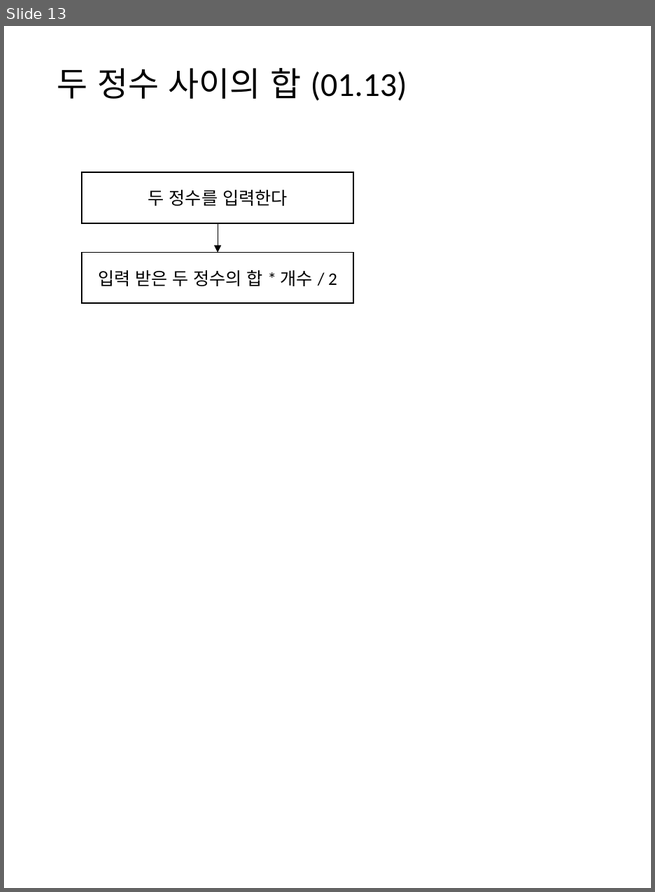
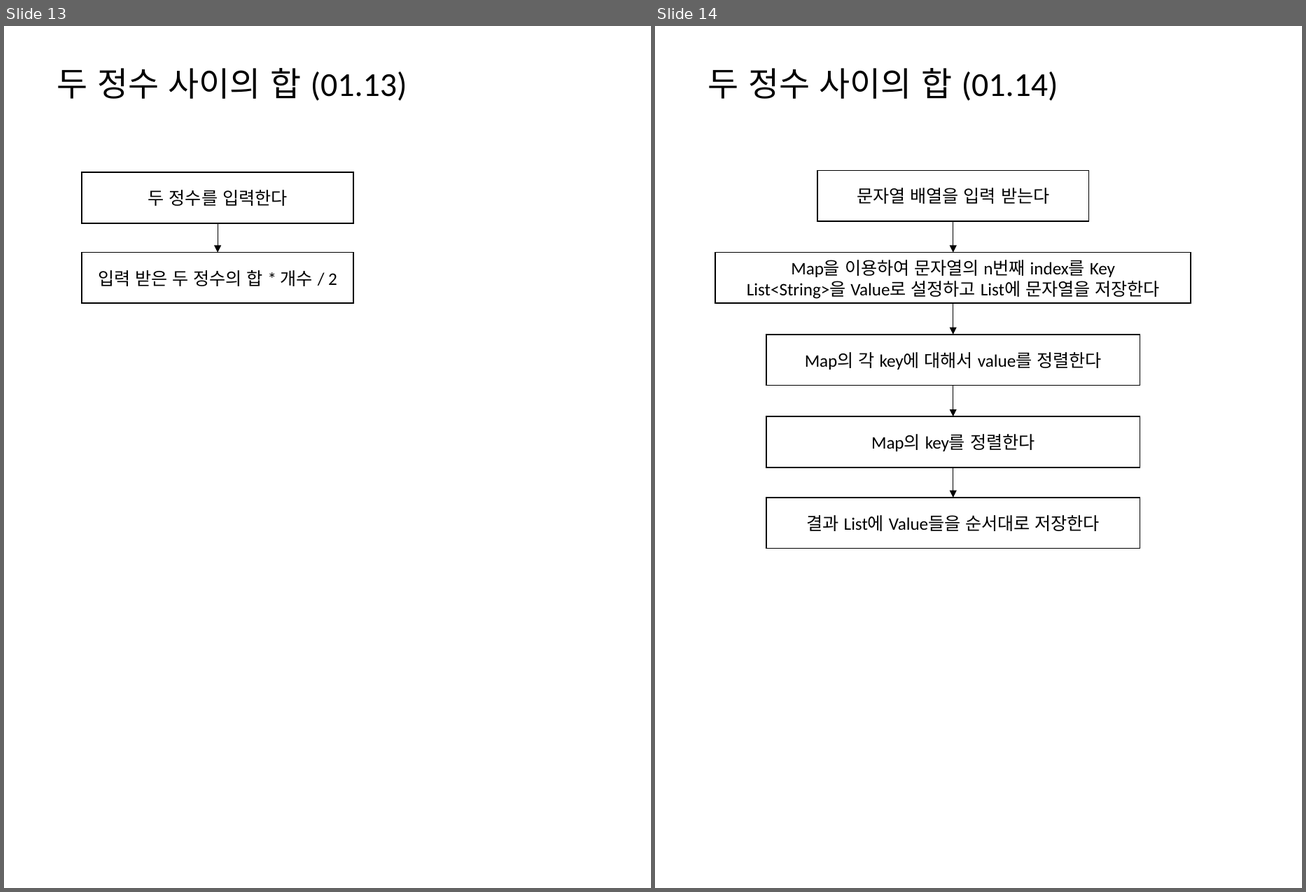
Before and after one commit to mornings9047/Algorithms_Programmers, a slide deck: 알고리즘_프로그래머스_Level01_순서도.pptx. Shown side by side, each under a label of ours: slide 13 before the commit, slides 13 and 14 after it. The pictures are 655x892 and 1306x892 pixels, drawn with LibreOffice and Linux fonts; fonts in the diff are those of the drawing. Boxes give left, top, right and bottom in pixels: in the first picture for what was removed or moved away, otherwise in the second. Text is boxed around its words. In the diff, an @@ line names an element or a change of style, - is before the commit and + after.

Commit message:
문자열 내 마음대로 정렬하기

```diff
--- a/알고리즘_프로그래머스_Level01_순서도.pptx
+++ b/알고리즘_프로그래머스_Level01_순서도.pptx
@@ slide 14 added at (655,26,1302,888), background #FFFFFF @@
@@ title added at (708,68,1058,101), 28 pt, text #000000 @@
+두 정수 사이의 합 (01.14)
@@ rectangle added at (817,171,1089,222), outline #000000 1 pt, 14.7 pt, text #000000 @@
+문자열 배열을 입력 받는다
@@ arrow added from (953, 222) to (953, 253), #000000 0.5 pt @@
@@ rectangle added at (715,253,1191,304), outline #000000 1 pt, 14.7 pt, text #000000 @@
+Map을 이용하여 문자열의 n번째 index를 Key
+List<String>을 Value로 설정하고 List에 문자열을 저장한다
@@ arrow added from (953, 304) to (953, 335), #000000 0.5 pt @@
@@ rectangle added at (766,335,1139,386), outline #000000 1 pt, 14.7 pt, text #000000 @@
+Map의 각 key에 대해서 value를 정렬한다
@@ arrow added from (953, 386) to (953, 417), #000000 0.5 pt @@
@@ rectangle added at (766,417,1139,468), outline #000000 1 pt, 14.7 pt, text #000000 @@
+Map의 key를 정렬한다
@@ arrow added from (953, 468) to (953, 498), #000000 0.5 pt @@
@@ rectangle added at (766,498,1139,549), outline #000000 1 pt, 14.7 pt, text #000000 @@
+결과 List에 Value들을 순서대로 저장한다
```
Also in this commit, not shown: 2 other files.
